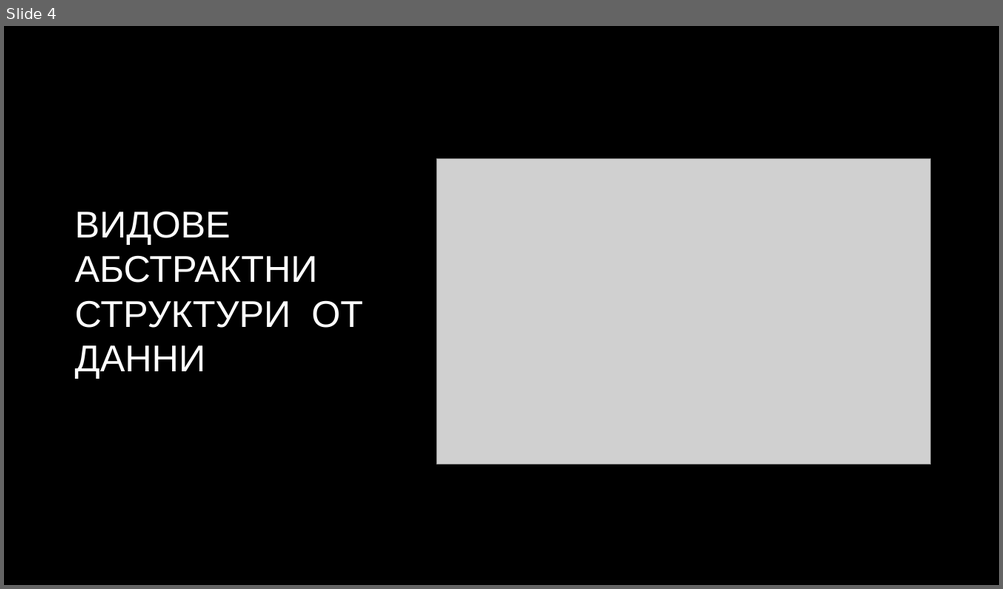
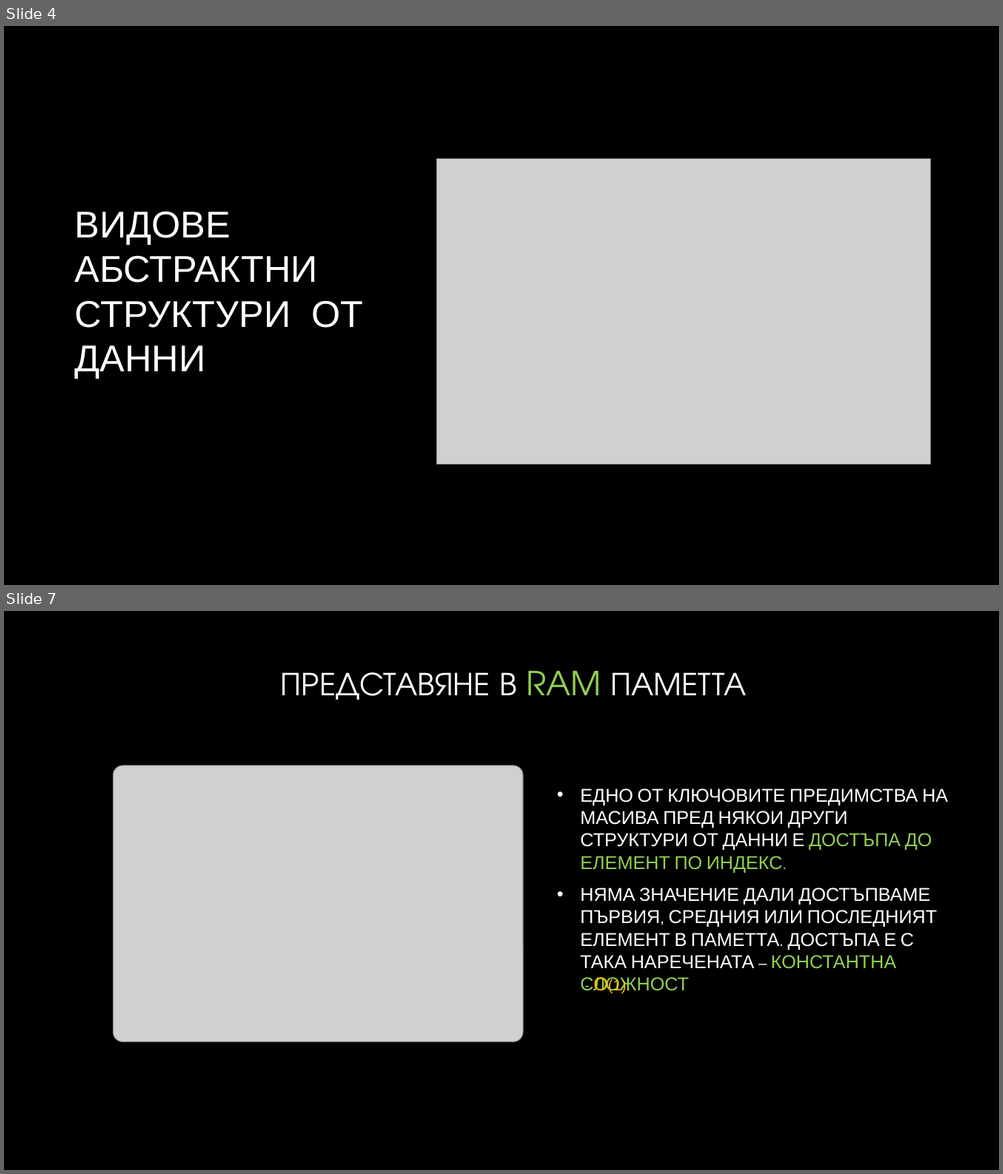
Before and after one commit to velizar92/CSharp-Programming-Presentations, a slide deck: Linear Data Structures.pptx. Shown one above the other, each under a label of ours: slide 4 before the commit, slides 4 and 7 after it; the slides between them are not shown. The pictures are 1003x589 and 1003x1174 pixels, drawn with LibreOffice and Linux fonts; fonts in the diff are those of the drawing; grey boxes stand for pictures; background and template pictures are left out. Boxes give left, top, right and bottom in pixels: in the first picture for what was removed or moved away, otherwise in the second. Text is boxed around its words. In the diff, an @@ line names an element or a change of style, - is before the commit and + after.

```diff
--- a/Linear Data Structures.pptx
+++ b/Linear Data Structures.pptx
@@ slide 7 added at <box>4,611,999,1170</box>, background picture (left out) @@
@@ title added at <box>281,671,745,700</box>, 32 pt, text gradient #FFFFFF to #A6A6A6 @@
+ПРЕДСТАВЯНЕ В RAM ПАМЕТТА
@@ picture added at <box>113,766,523,1042</box> @@
@@ text added at <box>580,789,948,994</box>, 18 pt, text gradient #FFFFFF to #BFBFBF, small capitals @@
+• ЕДНО ОТ КЛЮЧОВИТЕ ПРЕДИМСТВА НА МАСИВА ПРЕД НЯКОИ ДРУГИ СТРУКТУРИ ОТ ДАННИ Е ДОСТЪПА ДО ЕЛЕМЕНТ ПО ИНДЕКС.
+• НЯМА ЗНАЧЕНИЕ ДАЛИ ДОСТЪПВАМЕ ПЪРВИЯ, СРЕДНИЯ ИЛИ ПОСЛЕДНИЯТ ЕЛЕМЕНТ В ПАМЕТТА. ДОСТЪПА Е С ТАКА НАРЕЧЕНАТА – КОНСТАНТНА СЛОЖНОСТ - O(1).
```
Also in this commit, not shown: 1 slide changed, 2 other slides added.
